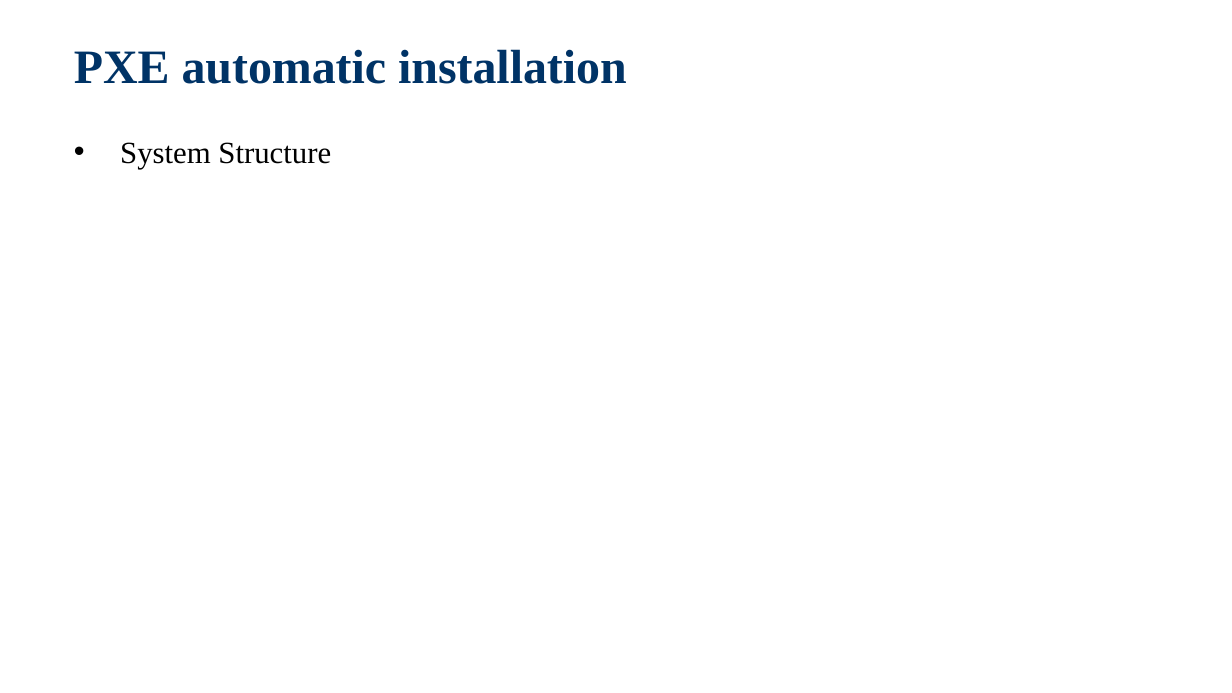
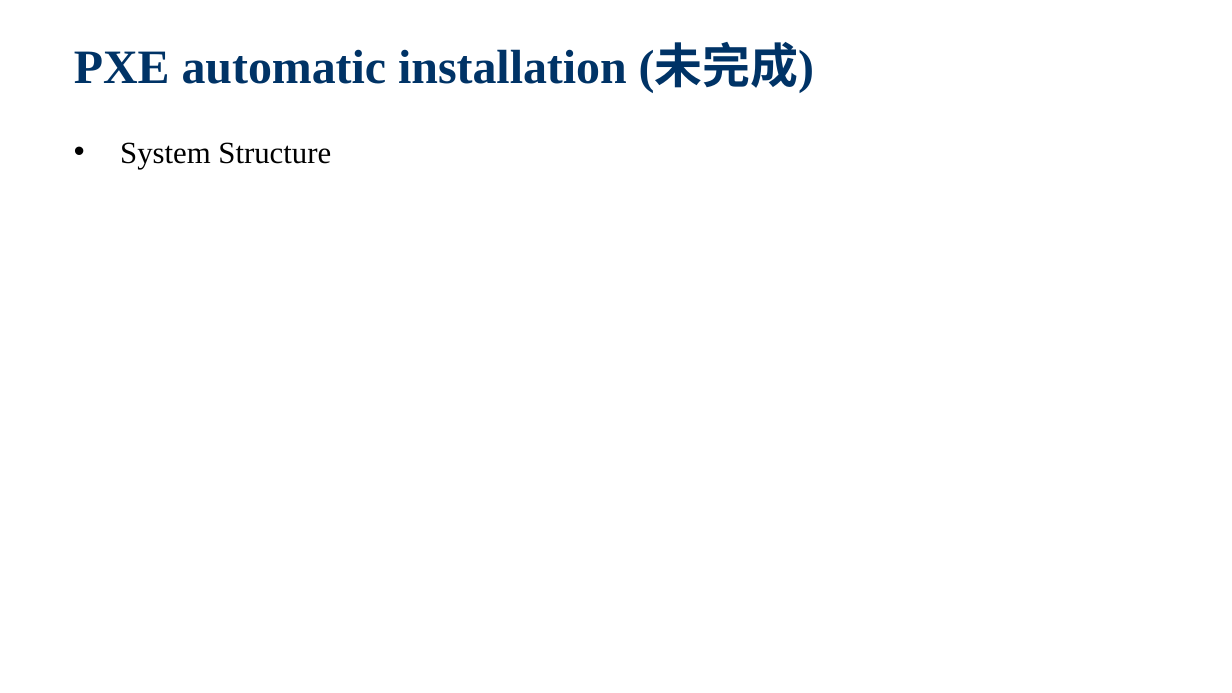
Before and after one commit to jackiejay888/automation, a slide deck: slide 23 of kpi/Test Automation_Demo.pptx (slide 18 before the commit). Drawn at 1232x693 pixels with LibreOffice and Linux fonts; fonts in the diff are those of the drawing; background and template pictures are left out. Boxes give left, top, right and bottom in pixels: in the first picture for what was removed or moved away, otherwise in the second. Text is boxed around its words. In the diff, an @@ line names an element or a change of style, - is before the commit and + after.

```diff
--- a/kpi/Test Automation_Demo.pptx
+++ b/kpi/Test Automation_Demo.pptx
@@ title at bbox=[74, 46, 814, 93]: text changed @@
-PXE automatic installation
+PXE automatic installation (未完成)
```
Also in this commit, not shown: 2 other slides changed, 8 slides added, 2 other files.
